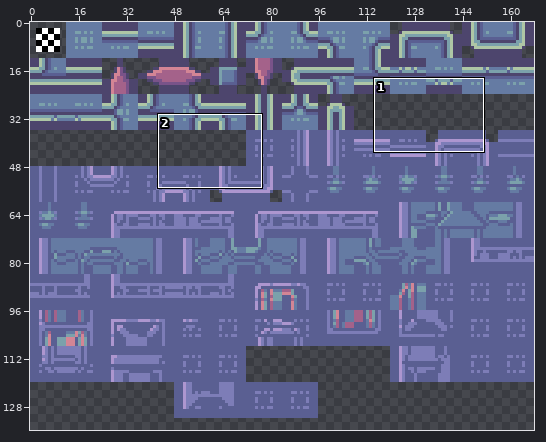
Sprite sheet -- TowerOfDreams/tilesets/tFloor1/output_tileset.png. The picture above shows the old version from afar; the outline marks the close-up.
Close-up. Before:
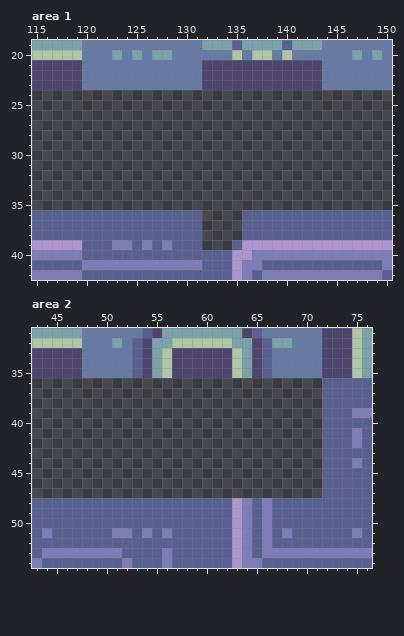
The file is 168x168 pixels. Shown: area 1: x 115..150, y 19..42; area 2: x 43..76, y 31..54. The wide view leaves out empty margins.
Now the later version:
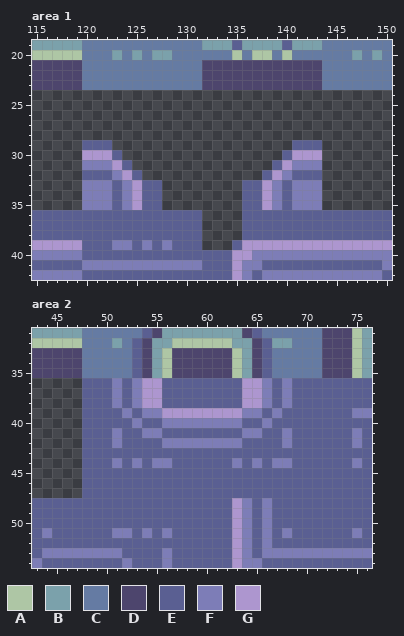
Palette (. is transparent): A #aec6a5  B #7ba1ab  C #657ba3  D #4d456d  E #5a5f92  F #7d7db7  G #ad96cf
Changes in this commit:
Changed rows in their new state; - is an unchanged pixel.
Area 1:
first column x 120:
29 EEE------------------EEE
30 GGGE----------------EGGG
31 FFFGE--------------EGFFF
32 EEEFGE------------EGFEEE
33 FFFEFGEE--------EEGFEFFF
34 FFFEFGEE--------EEGFEFFF
35 FFFEFGEE--------EEGFEFFF
Area 2:
first column x 48:
36 EEEFEFGGEEEEEEEEGGFEFEEE
37 EEEFEFGGEEEEEEEEGGFEFEEE
38 EEEFEFGGEEEEEEEEGGFEFEEE
39 EEEEFEFFGGGGGGGGFFEFEEEE
40 EEEEEFEEFFFFFFFFEEFEEEEE
41 EEEFEEFFEEEEEEEEFFEEFEEE
42 EEEFEEEEFFFFFFFFEEEEFEEE
43 EEEEEEEEEEEEEEEEEEEEEEEE
44 EEEFEFEFFEEEEEEFEFEFFEEE
45 EEEEEEEEEEEEEEEEEEEEEEEE
46 EEEEEEEEEEEEEEEEEEEEEEEE
47 EEEEEEEEEEEEEEEEEEEEEEEE
Pixel boxes of the changes (left, top, right, bottom) in both close-ups:
added: (82, 140, 162, 210)
added: (242, 140, 322, 210)
added: (82, 378, 322, 498)
